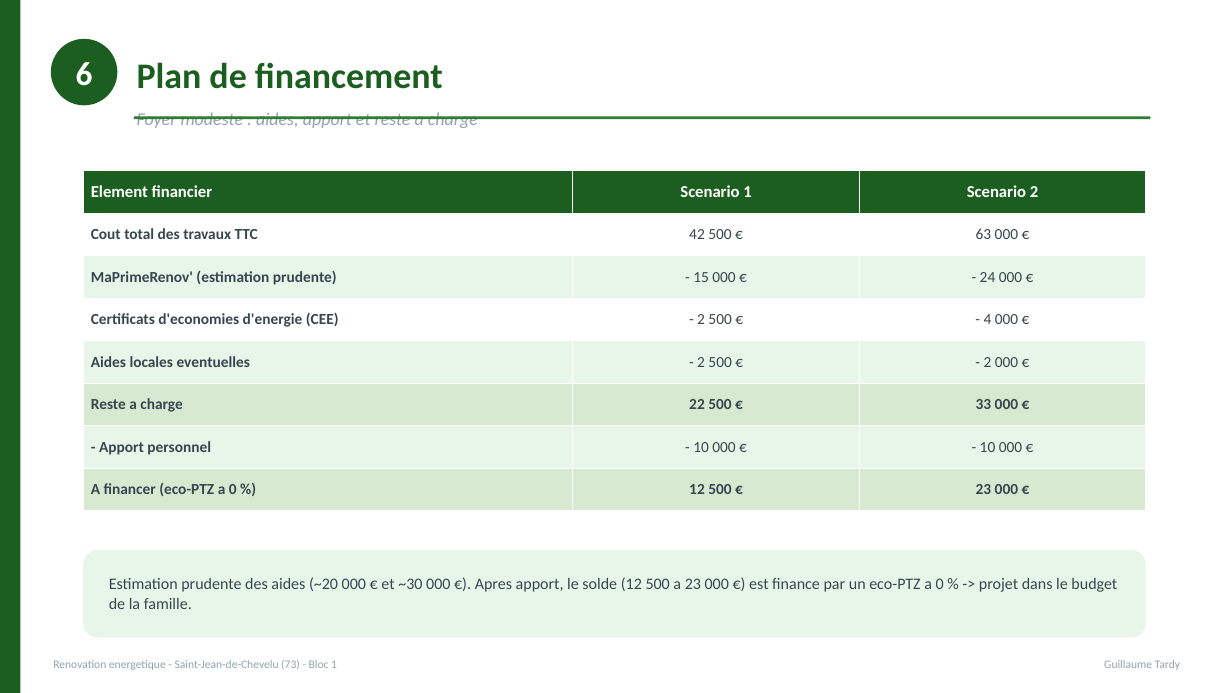
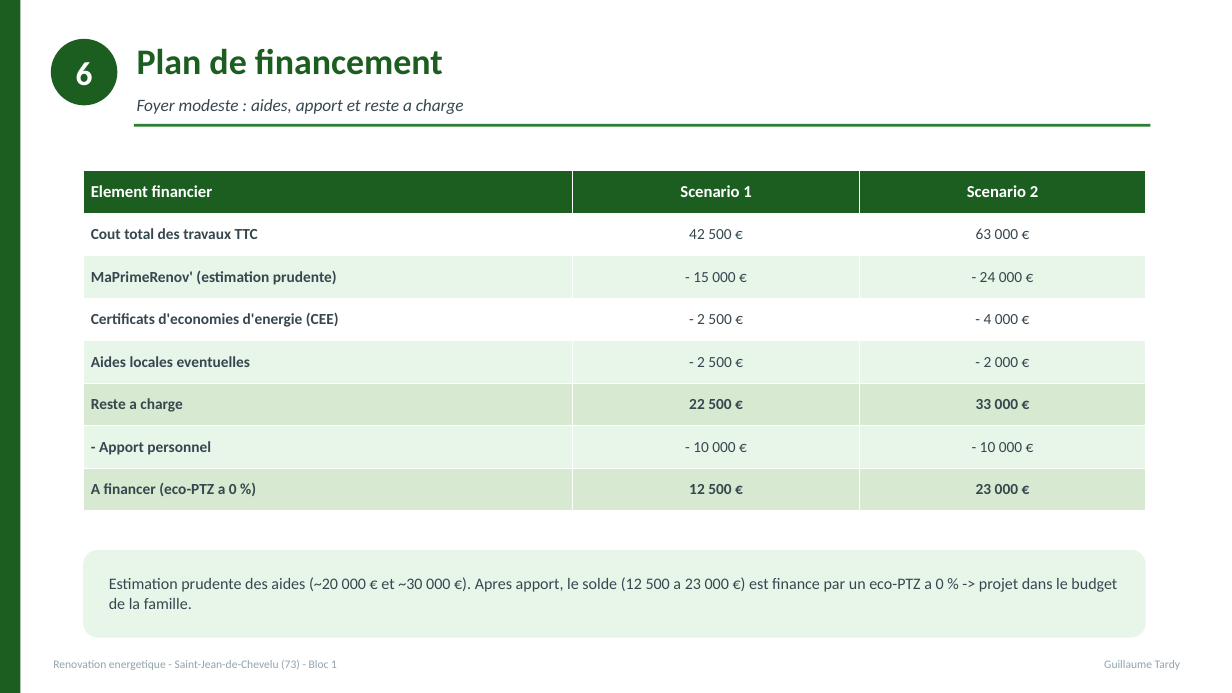
Before and after one commit to guigzT42/licence, a slide deck: slide 19 of Soutenance_Renovation_Saint-Jean-de-Chevelu.pptx. Drawn at 1232x693 pixels with LibreOffice and Linux fonts; fonts in the diff are those of the drawing. Boxes give left, top, right and bottom in pixels: in the first picture for what was removed or moved away, otherwise in the second. Text is boxed around its words. In the diff, an @@ line names an element or a change of style, - is before the commit and + after.

```diff
--- a/Soutenance_Renovation_Saint-Jean-de-Chevelu.pptx
+++ b/Soutenance_Renovation_Saint-Jean-de-Chevelu.pptx
@@ text "Plan de financement": place and size @@
-text "Plan de financement" at (137,62,443,89)
+text "Plan de financement" at (137,48,443,75)
@@ text "Foyer modeste : aides, apport ...": place and size @@
-text "Foyer modeste : aides, apport ..." at (137,112,478,128)
+text "Foyer modeste : aides, apport ..." at (137,99,464,114)
@@ text "Foyer modeste : aides, apport ..." at (137,99,464,114): size 14 to 13.5 pt, text colour #90A4AE to #37474F @@
@@ rectangle: place and size @@
-rectangle at (134,116,1151,119)
+rectangle at (134,124,1151,127)
```
Also in this commit, not shown: 20 other slides changed, 1 other file.
